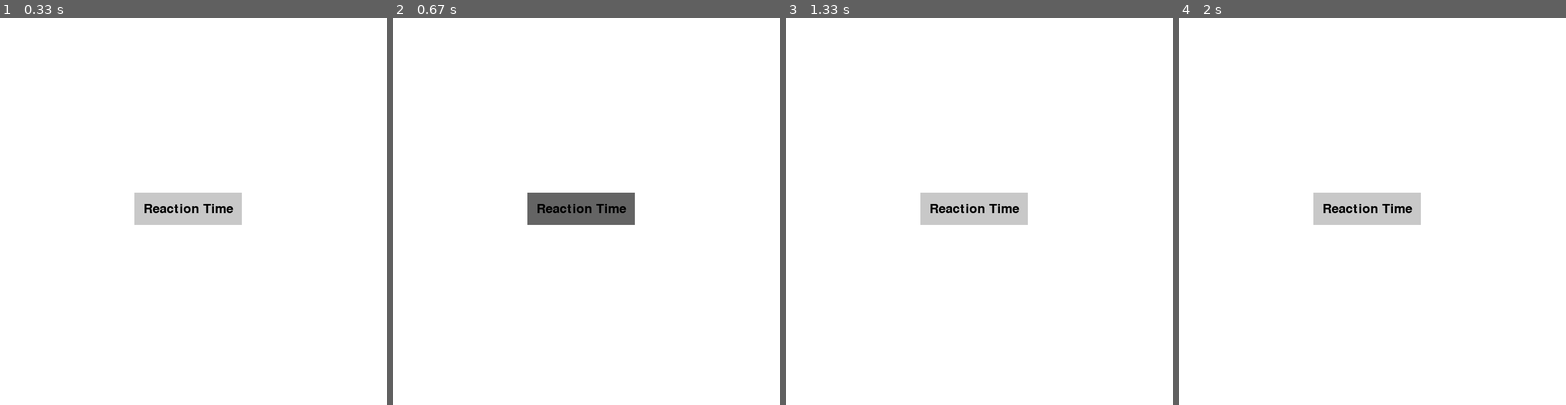
Above: before the commit, frames 1-4 (left to right).
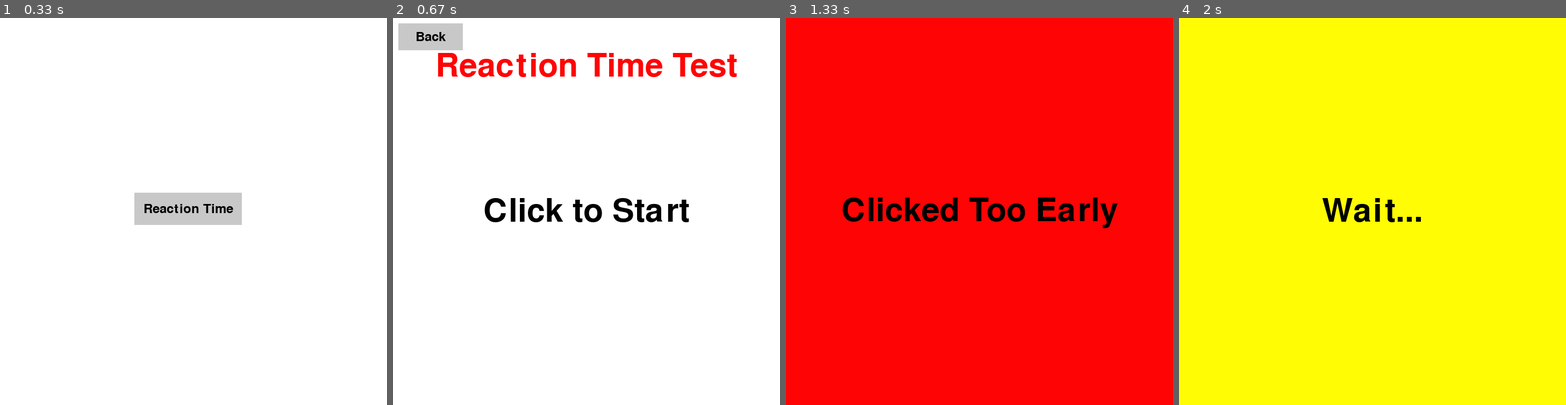
Above: after the commit, the same moments.

Repository: Akaneyana/PyGame
Game: pygame game, started from main.py
The game is run twice, just before and just after one commit, with the same random seed, the same clock (stepped at 60 frames per second) and the same inputs.
Inputs (mouse positions are in pixels of both pictures, inside the frame that each line leads up to):
- Up to frame 1 (0.33 s): no input
- Up to frame 2 (0.67 s): click (586, 211) at 0.38 s
- Up to frame 3 (1.33 s): click (983, 238) at 0.72 s; click (859, 153) at 1.05 s
- Up to frame 4 (2 s): click (1515, 346) at 1.38 s; click (1380, 79) at 1.72 s

Frame 1 is identical in both runs. In frame 2, 6.2% of the frame differs, in the area x 1-89%, y 1-54%; in frame 3, 100%; in frame 4, 100%, in the area x 0-100%, y 0-100%.

Commit message:
implemented pyinstaller
also had to change some code in both .py files

Diff:
--- a/frontend/games/ReactionTimeGame/ReactionTime.py
+++ b/frontend/games/ReactionTimeGame/ReactionTime.py
@@ -1,3 +1,4 @@
+
 import pygame
 import time
 import random
--- a/main.py
+++ b/main.py
@@ -1,15 +1,22 @@
 import pygame
 import sys
-import subprocess
 import os
+from frontend.games.ReactionTimeGame import ReactionTime  # Import the Reaction Time game logic
+
+# Determine the base path for accessing files in the bundled app or during development
+if getattr(sys, 'frozen', False):  # Check if running as a bundled executable
+    base_path = sys._MEIPASS
+else:
+    base_path = os.getcwd()
 
 pygame.init()
 
+# Screen configuration
 res = (720, 720)
-
 screen = pygame.display.set_mode(res)
 pygame.display.set_caption("Main Menu")
 
+# Colors
 white = (255, 255, 255)
 gray = (200, 200, 200)
 dark_gray = (100, 100, 100)
@@ -27,15 +34,15 @@
 while running:
     screen.fill(white)
 
-
+    # Get mouse position
     mouse_x, mouse_y = pygame.mouse.get_pos()
 
+    # Define button area and hover logic
     button_rect = pygame.Rect(button_position, button_size)
     if button_rect.collidepoint(mouse_x, mouse_y):
         color = button_hover_color
-    else :
+    else:
         color = button_color
-
 
     pygame.draw.rect(screen, color, button_rect)
     text_rect = button_text.get_rect(center=button_rect.center)
@@ -46,11 +53,8 @@
             running = False
         elif event.type == pygame.MOUSEBUTTONDOWN:
             if button_rect.collidepoint(mouse_x, mouse_y):
-                game_path = os.path.join(os.getcwd(),"frontend", "games", "ReactionTime.py")
-                try:
-                    subprocess.run(["python", game_path])
-                except FileNotFoundError:
-                    print(f"Error: The file {game_path} was not found")
+                # Run the Reaction Time game using the existing screen
+                ReactionTime.start_reaction_time_game(screen)
 
     pygame.display.flip()
 
Not shown, added: main.spec
